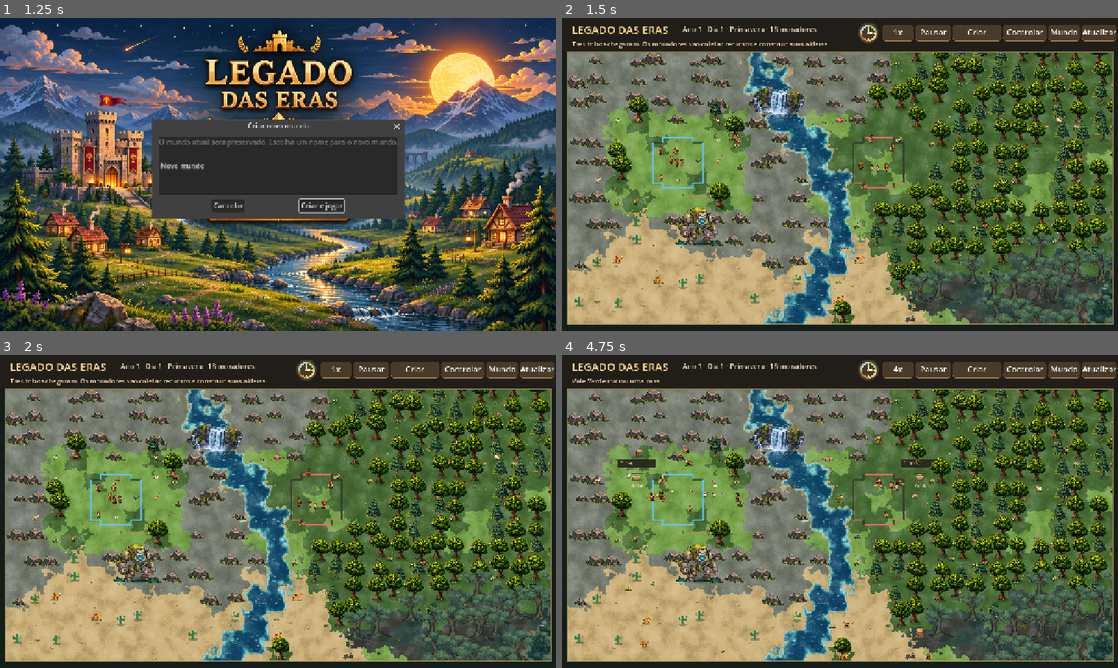
Above: before the commit, frames 1-4 (two rows, left to right).
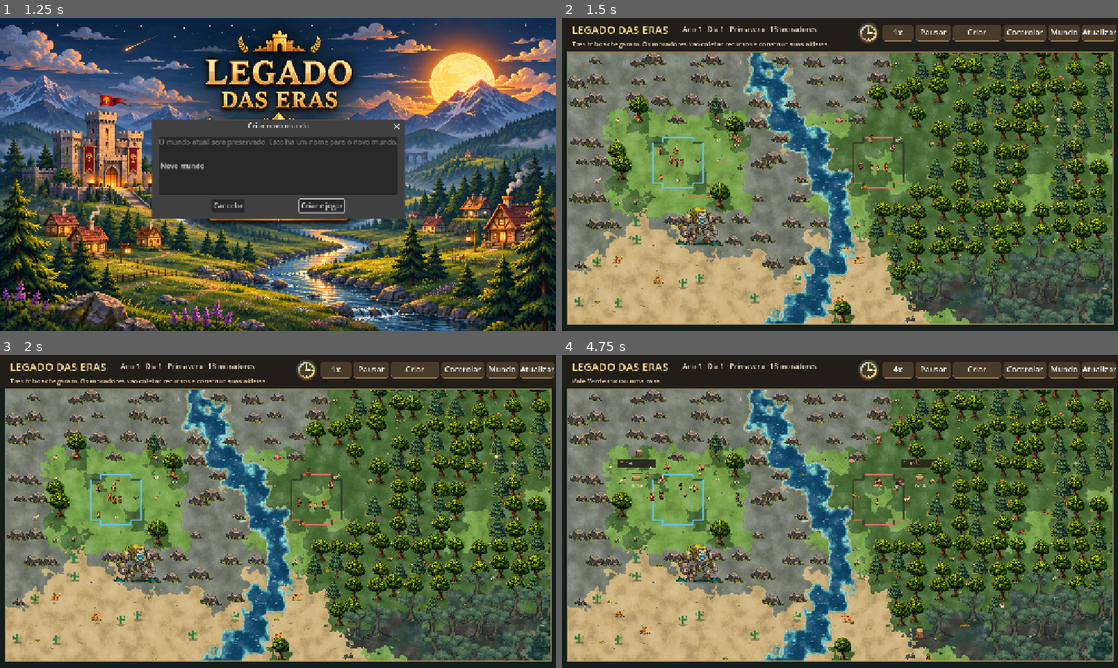
Above: after the commit, the same moments.

Repository: contateste123455667788994321-max/legados-das-eras
Game: Godot game, scene res://scenes/Main.tscn
Same seed, same stepped clock (60 frames per second), same inputs: the game is played once before the commit and once after it.
Inputs (mouse positions are in pixels of both pictures, inside the frame that each line leads up to):
- Up to frame 1 (1.25 s): click "Carregar mundo" at 0.5 s
- Up to frame 2 (1.5 s): click "Criar e jogar" at 1.25 s
- Up to frame 3 (2 s): no input
- Up to frame 4 (4.75 s): click "1x" at 2 s; click "2x" at 2.75 s; tap Enter at 3.5 s; move the mouse to (962, 495) at 3.52 s; hold D 3.53-4.25 s; click (962, 495) at 3.67 s; drag from (728, 527) to (812, 574) at 4.27 s

Frame 1 is identical in both runs. In frame 2, 3.6% of the frame differs, in the area x 25-99%, y 11-84%; in frame 3, 3.6%; in frame 4, 4.5%, in the area x 5-99%, y 11-98%.

Commit message:
Retira cachoeiras, aumenta pinheiros e prolonga permanencia dos tocos

Diff:
--- a/scripts/main.gd
+++ b/scripts/main.gd
@@ -441,6 +441,7 @@
 		# A copa ainda pode estar visivel quando a base sai da tela.
 		if not MAP_AREA.grow(s*1.35).has_point(p): continue
 		var tree_key:String=_natural_tree_key(tree)
+		if tree_key in ["pine","pine_snow"]: s*=1.20
 		var state: String = str(tree["state"])
 		if state == "stump":
 			draw_ellipse_stump(p,s)
@@ -759,10 +760,8 @@
 			# A margem existente e o ponto de pesca; nao desenhar piscina artificial.
 			continue
 		elif kind=="waterfall":
-			var sx:int=int(site["x"])
-			var sy:int=int(site["y"])
-			if world.is_river_cell(sx,sy-1) and world.is_river_cell(sx,sy) and world.is_river_cell(sx,sy+1):
-				_draw_waterfall(p,unit)
+			# Mundos antigos continuam com o rio, sem a cachoeira decorativa.
+			continue
 		elif kind=="crossing":
 			_draw_landscape_object("bridge",p,unit*1.9)
 		elif kind=="mine" and not bool(site.get("developed",false)):
--- a/scripts/world.gd
+++ b/scripts/world.gd
@@ -751,6 +751,9 @@
 		sound_events.clear()
 		wildlife = value.get("wildlife",[])
 		sites = value.get("sites",[])
+		# Migracao: descartar apenas a decoracao retirada, preservando rios e producao.
+		for i in range(sites.size()-1,-1,-1):
+			if str(sites[i].get("kind",""))=="waterfall": sites.remove_at(i)
 		rivers_v58=bool(value.get("rivers_v58",false))
 		if not rivers_v58:
 			_connect_rivers()
@@ -838,7 +841,7 @@
 	tree["state"]="falling"
 	tree["fall"]=0.0
 	tree["regrow"]=day+rng.randf_range(50.0,100.0)
-	tree["stump_until"]=day+rng.randf_range(12.0,24.0)
+	tree["stump_until"]=tree["regrow"]
 	actor["wood"]=int(actor.get("wood",0))+3
 	if resource_drops.size()<180:
 		resource_drops.append({"id":new_id(),"source":-1,"x":float(x),"y":float(y),"items":{"fiber":2},"remaining":180.0})
@@ -924,13 +927,7 @@
 						best=d
 						chosen=Vector2(x,y)
 			if chosen.x>=0: sites.append({"kind":kind,"x":chosen.x,"y":chosen.y,"town":town["id"],"developed":false,"work":0.0})
-	# Uma queda por rio, em trecho reto e conectado.
-	for index in range(2):
-		for y in range(2,7):
-			var x:int=river_x(y,index)
-			if is_river_cell(x,y-1) and is_river_cell(x,y) and is_river_cell(x,y+1):
-				sites.append({"kind":"waterfall","x":x,"y":y})
-				break
+	# Rios permanecem naturais; cachoeiras decorativas foram retiradas.
 
 func _seed_wildlife() -> void:
 	for i in range(24):
--- a/tests/smoke_test.gd
+++ b/tests/smoke_test.gd
@@ -50,7 +50,6 @@
 	_check(fauna_image.get_region(Rect2i(0,48,48,48)).get_used_rect().has_area(),"Sprite do veado tem conteudo")
 	var art:Texture2D=preload("res://assets/landscape/construcoes_aprovadas.png")
 	_check(art.get_width()==480 and art.get_height()==384,"Dois niveis de casa e tres castelos em quatro biomas")
-	_check(preload("res://assets/landscape/cachoeira_aprovada.png").get_width()==180,"Cachoeira usa recorte real")
 	var castle_world=World.new()
 	castle_world.generate_world()
 	var city:Dictionary=castle_world.towns[0]
@@ -107,10 +106,7 @@
 			var water:=Vector2(float(bank["water_x"]),float(bank["water_y"]))
 			_check(world.water_depth(shore)==0.0 and world.is_river_cell(int(water.x),int(water.y)) and shore.distance_to(water)==1.0,"Pesca somente em margem de rio real")
 	for site in world.sites:
-		if str(site["kind"])=="waterfall":
-			var x:int=int(site["x"])
-			var y:int=int(site["y"])
-			_check(world.is_river_cell(x,y-1) and world.is_river_cell(x,y+1),"Cachoeira conectada ao rio")
+		_check(str(site["kind"])!="waterfall","Mundo novo nao possui cachoeira decorativa")
 	_check(world.tiles.size() == World.SIZE and world.tiles[0].size()==World.WIDTH, "Mapa largo gerado")
 	var random_map=World.new()
 	random_map.generate_world()
--- a/tests/visual_regression.gd
+++ b/tests/visual_regression.gd
@@ -80,11 +80,8 @@
 	await _capture("01-vila-tribal",Vector2(7,7),2.1)
 	await _capture("02-vila-castelo-nivel2",Vector2(19,7),2.1)
 	await _capture("03-vila-deserto-nivel3",Vector2(40,7),2.1)
-	for site in w.sites:
-		if str(site["kind"])=="waterfall":
-			w.news="Teste visual - cachoeira"
-			await _capture("04-cachoeira",Vector2(float(site["x"])+0.5,float(site["y"])+1.5),3.0)
-			break
+	w.news="Teste visual - rio sem cachoeira"
+	await _capture("04-rio",Vector2(float(w.river_x(5,0))+0.5,5.5),3.0)
 	# Verifica o mesmo atlas em repouso e movimento, usando a cena real.
 	w.towns.clear()
 	w.people.clear()
